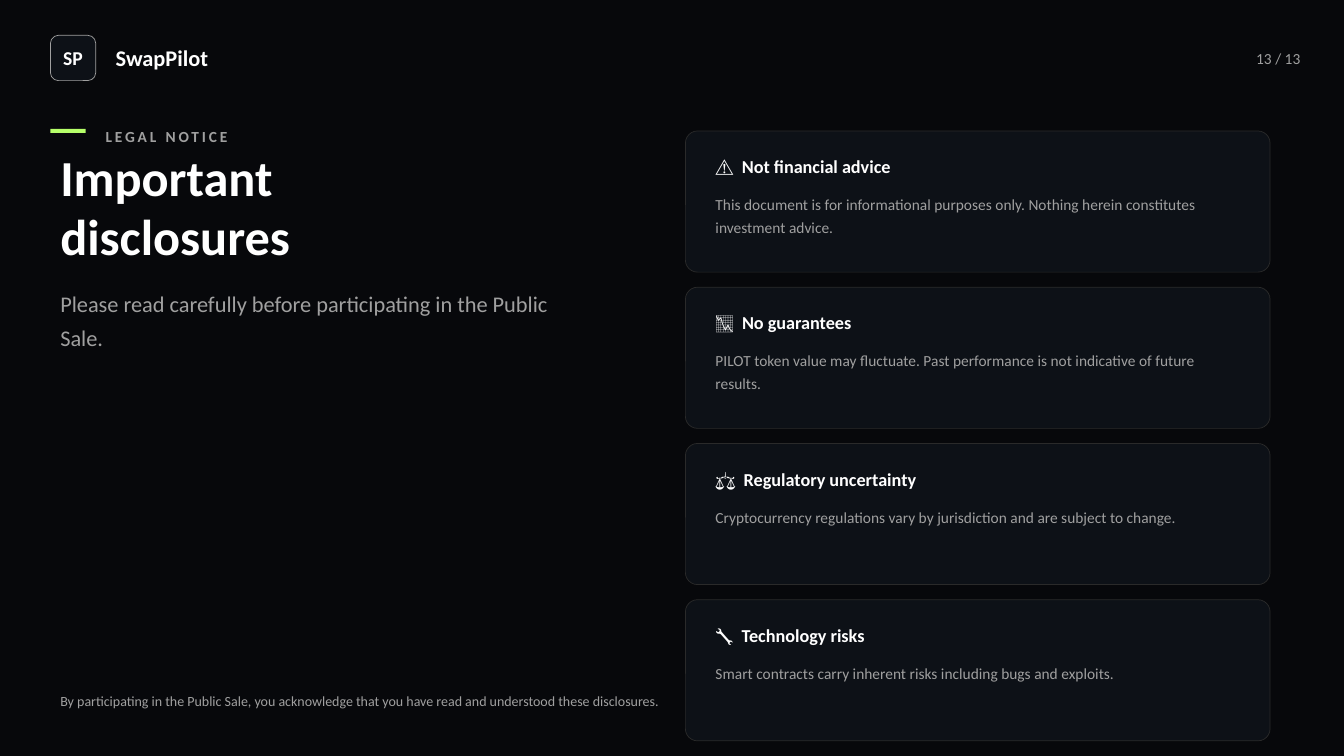
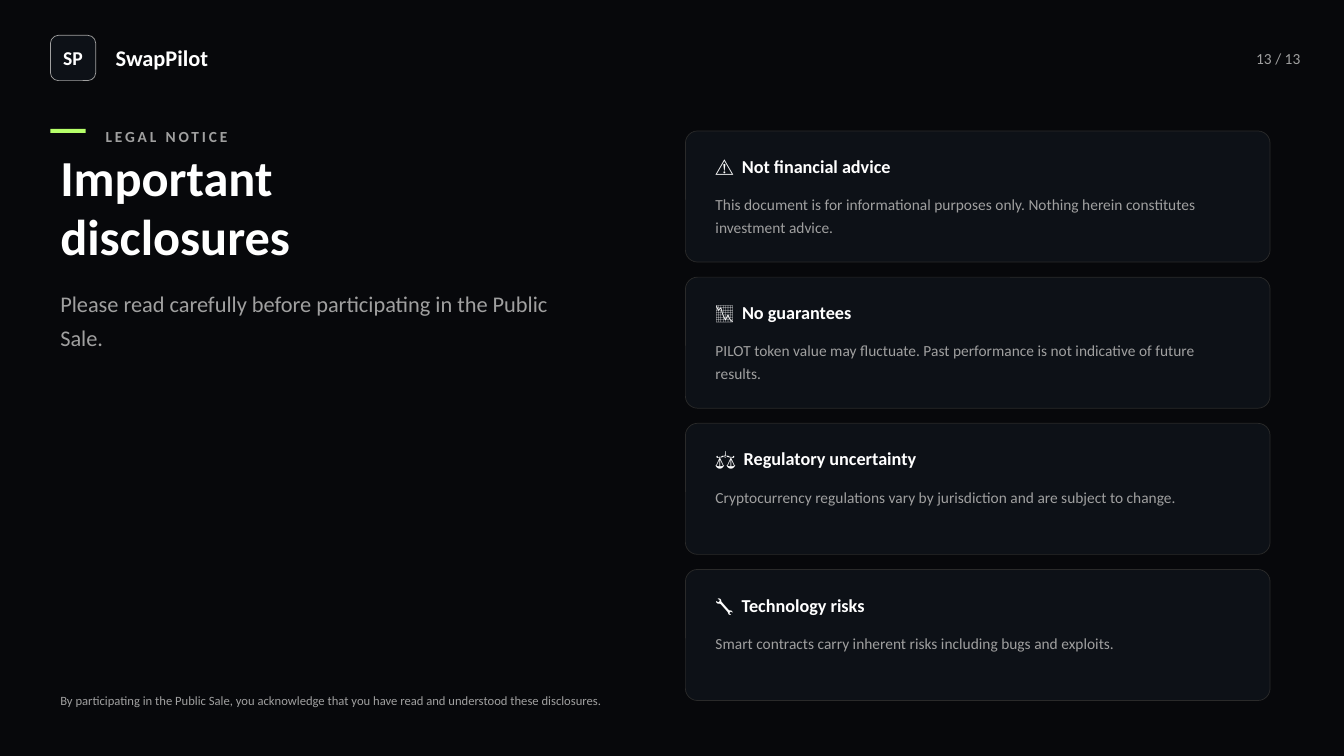
Before and after one commit to BacBacta/SwapPilot, a slide deck: slide 13 of pitch-deck/SwapPilot-Professional-PitchDeck.pptx. Drawn at 1344x756 pixels with LibreOffice and Linux fonts; fonts in the diff are those of the drawing. Boxes give left, top, right and bottom in pixels: in the first picture for what was removed or moved away, otherwise in the second. Text is boxed around its words. In the diff, an @@ line names an element or a change of style, - is before the commit and + after.

```diff
--- a/pitch-deck/SwapPilot-Professional-PitchDeck.pptx
+++ b/pitch-deck/SwapPilot-Professional-PitchDeck.pptx
@@ rounded rectangle: place and size @@
-rounded rectangle at (686, 131, 1270, 272)
+rounded rectangle at (686, 131, 1270, 262)
@@ rounded rectangle: place and size @@
-rounded rectangle at (686, 287, 1270, 429)
+rounded rectangle at (686, 277, 1270, 408)
@@ text "📉 No guarantees": place and size @@
-text "📉 No guarantees" at (742, 317, 852, 332)
+text "📉 No guarantees" at (742, 307, 852, 322)
@@ text "PILOT token value may fluctuate. ...": place and size @@
-text "PILOT token value may fluctuate. ..." at (715, 355, 1194, 389)
+text "PILOT token value may fluctuate. ..." at (715, 345, 1194, 379)
@@ rounded rectangle: place and size @@
-rounded rectangle at (686, 444, 1270, 585)
+rounded rectangle at (686, 423, 1270, 555)
@@ text "⚖️ Regulatory uncertainty": place and size @@
-text "⚖️ Regulatory uncertainty" at (744, 473, 916, 489)
+text "⚖️ Regulatory uncertainty" at (744, 452, 916, 468)
@@ text "Cryptocurrency regulations vary by jurisdiction ...": place and size @@
-text "Cryptocurrency regulations vary by jurisdiction ..." at (715, 512, 1176, 526)
+text "Cryptocurrency regulations vary by jurisdiction ..." at (715, 492, 1176, 506)
@@ proportions changed in 4 elements at (686, 131, 1270, 262), (686, 277, 1270, 408), (686, 423, 1270, 555), (686, 570, 1270, 701) @@
@@ rounded rectangle: place and size @@
-rounded rectangle at (686, 600, 1270, 741)
+rounded rectangle at (686, 570, 1270, 701)
@@ text "🔧 Technology risks": place and size @@
-text "🔧 Technology risks" at (742, 629, 865, 645)
+text "🔧 Technology risks" at (742, 599, 865, 615)
@@ text "Smart contracts carry inherent risks ...": place and size @@
-text "Smart contracts carry inherent risks ..." at (715, 668, 1114, 682)
+text "Smart contracts carry inherent risks ..." at (715, 638, 1114, 652)
@@ text "By participating in the Public ..." at (60, 696, 601, 707): size 10 to 9 pt @@
```
Also in this commit, not shown: 2 other slides changed, 11 other files.
